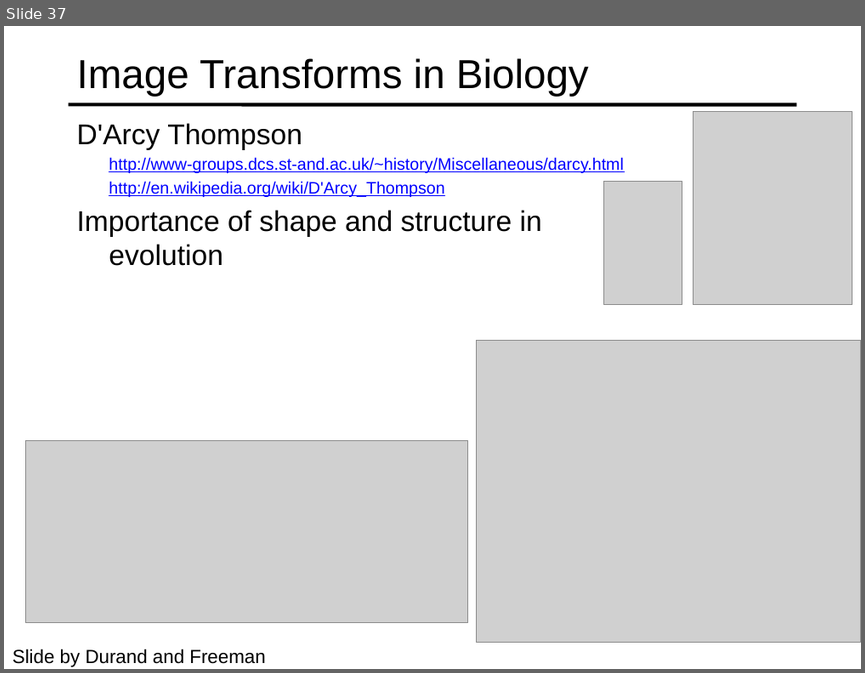
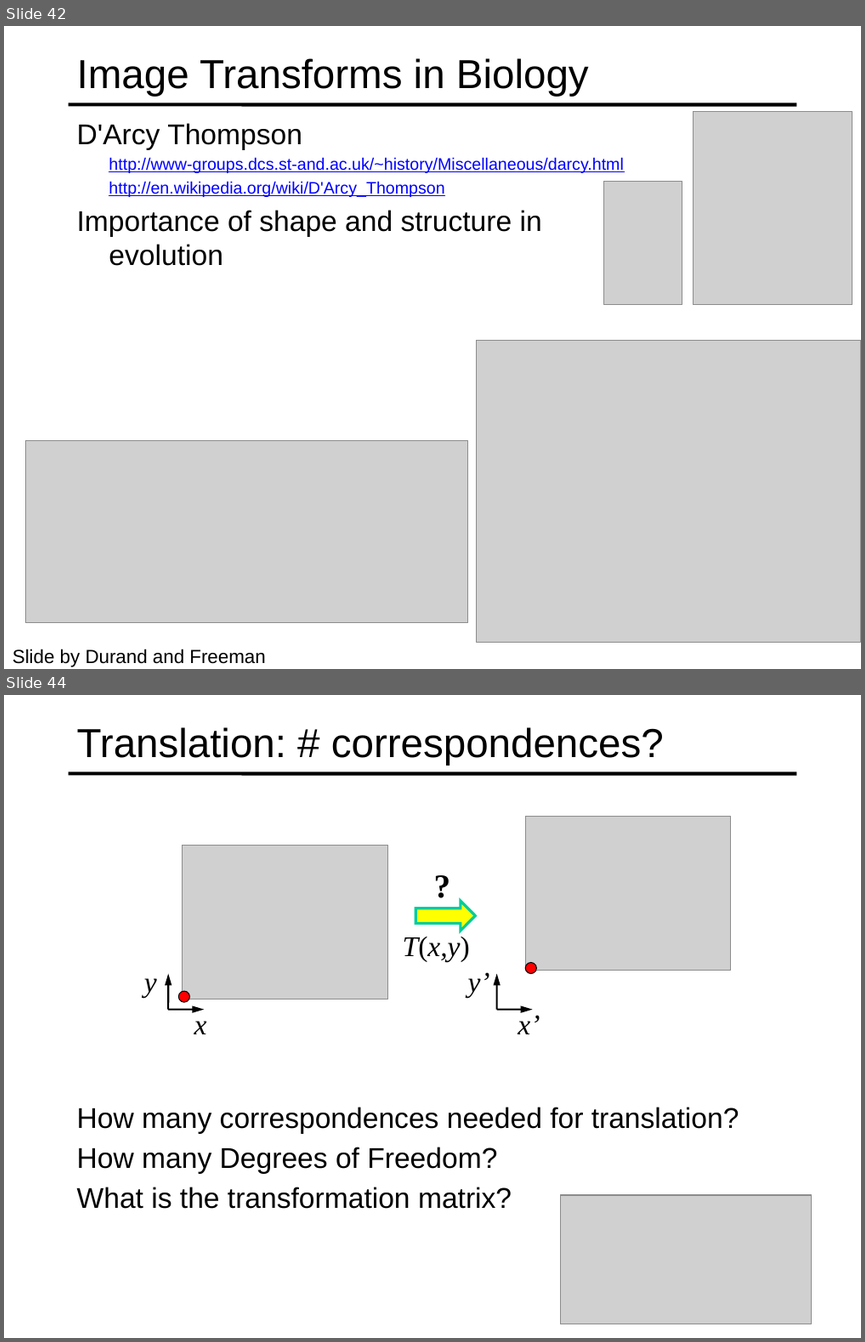
Before and after one commit to cal-cs180/cal-cs180.github.io, a slide deck: fa26/Lectures/ImageTransformations2026.pptx. Shown one above the other, each under a label of ours: slide 37 before the commit, slides 42 and 44 after it; the slides between them are not shown. The pictures are 865x673 and 865x1342 pixels, drawn with LibreOffice and Linux fonts; fonts in the diff are those of the drawing; grey boxes stand for pictures. Boxes give left, top, right and bottom in pixels: in the first picture for what was removed or moved away, otherwise in the second. Text is boxed around its words. In the diff, an @@ line names an element or a change of style, - is before the commit and + after.

Commit message:
fa26: replace Oct 6 Image Transformations with Ren's updated deck
Updated slides from Ren Ng (Re: Slides for today) — adds announcements
and expands to 49 pages; keep schedule title and ambassadors thumbnail.

```diff
--- a/fa26/Lectures/ImageTransformations2026.pptx
+++ b/fa26/Lectures/ImageTransformations2026.pptx
@@ slide 44 added at (x1=4, y1=695, x2=861, y2=1338), background #FFFFFF; not listed: 1 template element that a slide beside it also shows @@
@@ title added at (x1=77, y1=727, x2=664, y2=766), 34 pt, text #000000 @@
+Translation: # correspondences?
@@ picture added at (x1=525, y1=817, x2=731, y2=971) @@
@@ picture added at (x1=182, y1=845, x2=388, y2=999) @@
@@ text added at (x1=426, y1=861, x2=460, y2=909), 28 pt, text #000000, bold @@
+?
@@ right arrow added at (x1=415, y1=901, x2=475, y2=930), fill #FFFF00, outline #00CC99 2.25 pt @@
@@ text added at (x1=403, y1=933, x2=470, y2=961), 24 pt, text #000000, italic @@
+T(x,y)
@@ arrow added from (169, 1009) to (169, 974), #000000 1.5 pt @@
@@ text added at (x1=468, y1=972, x2=490, y2=997), 24 pt, text #000000, italic @@
+y’
@@ arrow added from (497, 1009) to (497, 974), #000000 1.5 pt @@
@@ ellipse added at (x1=525, y1=962, x2=536, y2=974), fill #FF0000, outline #000000 0.75 pt @@
@@ text added at (x1=144, y1=978, x2=157, y2=997), 24 pt, text #000000, italic @@
+y
@@ ellipse added at (x1=179, y1=991, x2=190, y2=1002), fill #FF0000, outline #000000 0.75 pt @@
@@ arrow added from (169, 1009) to (204, 1009), #000000 1.5 pt @@
@@ text added at (x1=194, y1=1021, x2=207, y2=1034), 24 pt, text #000000, italic @@
+x
@@ arrow added from (497, 1009) to (533, 1009), #000000 1.5 pt @@
@@ text added at (x1=517, y1=1012, x2=540, y2=1034), 24 pt, text #000000, italic @@
+x’
@@ text added at (x1=77, y1=1106, x2=739, y2=1208), 24 pt, text #000000 @@
+How many correspondences needed for translation?
+How many Degrees of Freedom?
+What is the transformation matrix?
@@ picture added at (x1=560, y1=1195, x2=812, y2=1324) @@
@@ what was slide 37 is now slide 42 @@
```
Also in this commit, not shown: 1 slide changed, 11 other slides added, 1 other file.
